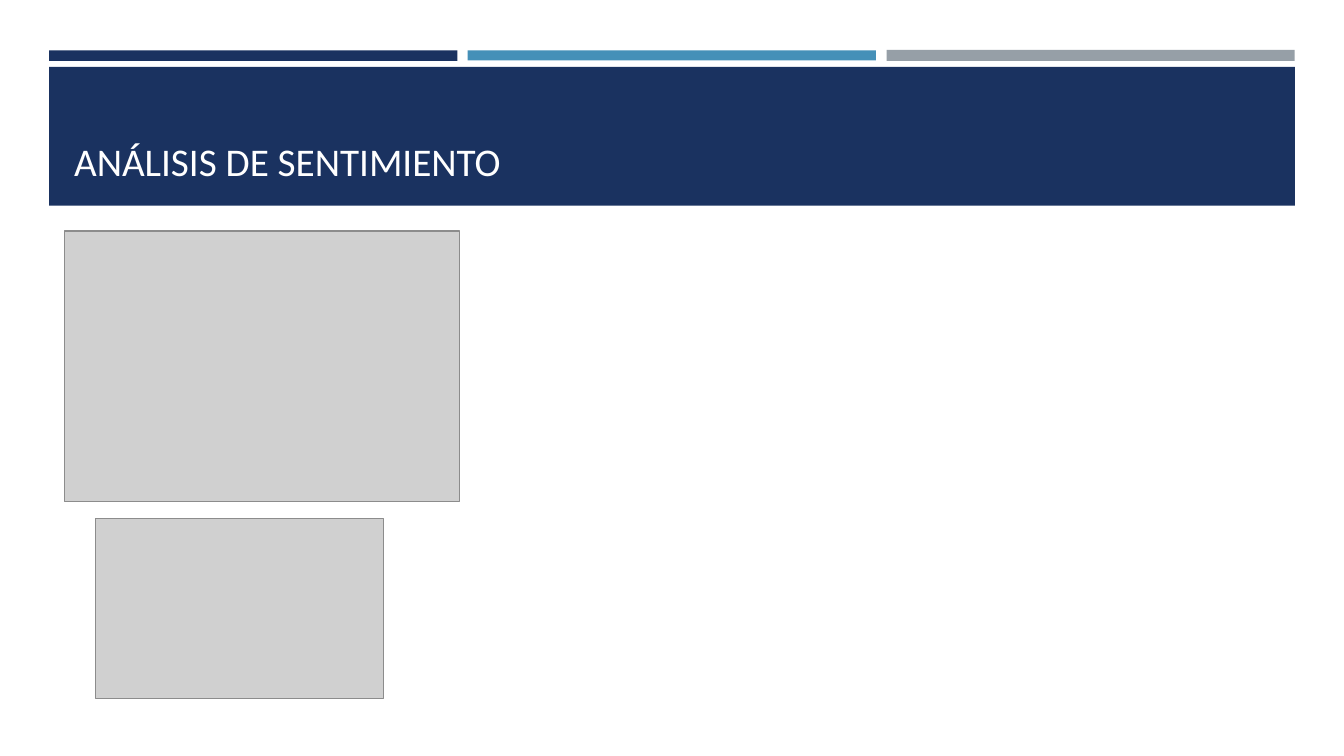
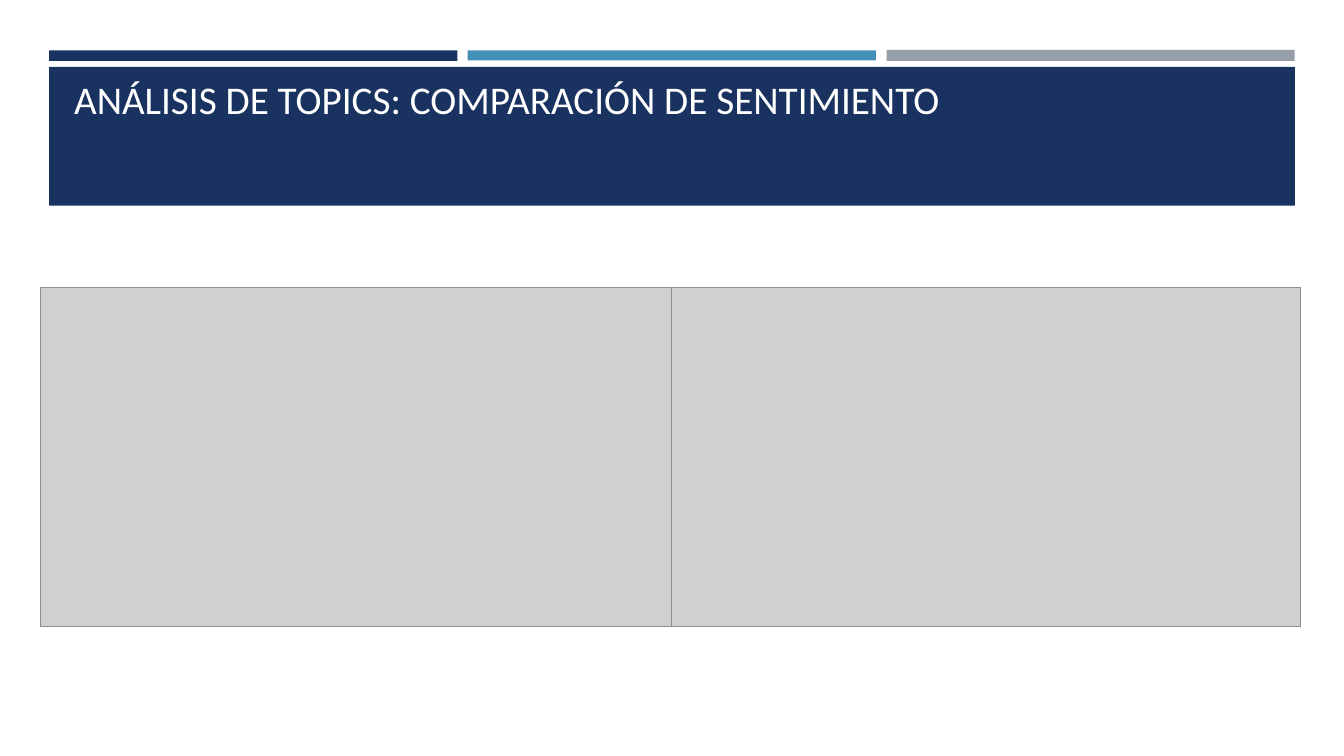
Before and after one commit to OscarFdz24/Proyecto_DeepLearning_NLP_Oscar_Fernandez, a slide deck: slide 6 of Análisis de reseñas en Trust Pilot.pptx (slide 3 before the commit). Drawn at 1344x756 pixels with LibreOffice and Linux fonts; fonts in the diff are those of the drawing; grey boxes stand for pictures. Boxes give left, top, right and bottom in pixels: in the first picture for what was removed or moved away, otherwise in the second. Text is boxed around its words. In the diff, an @@ line names an element or a change of style, - is before the commit and + after.

```diff
--- a/Análisis de reseñas en Trust Pilot.pptx
+++ b/Análisis de reseñas en Trust Pilot.pptx
@@ title at bbox=[74, 81, 939, 115]: text changed @@
-ANÁLISIS DE SENTIMIENTO
+ANÁLISIS DE TOPICS: COMPARACIÓN DE SENTIMIENTO
@@ picture removed at bbox=[65, 231, 460, 502] @@
@@ picture added at bbox=[41, 287, 673, 627] @@
@@ picture added at bbox=[673, 287, 1302, 627] @@
@@ picture removed at bbox=[96, 519, 384, 699] @@
```
Also in this commit, not shown: 2 other slides changed, 7 slides added, 4 slides removed, 3 other files.
